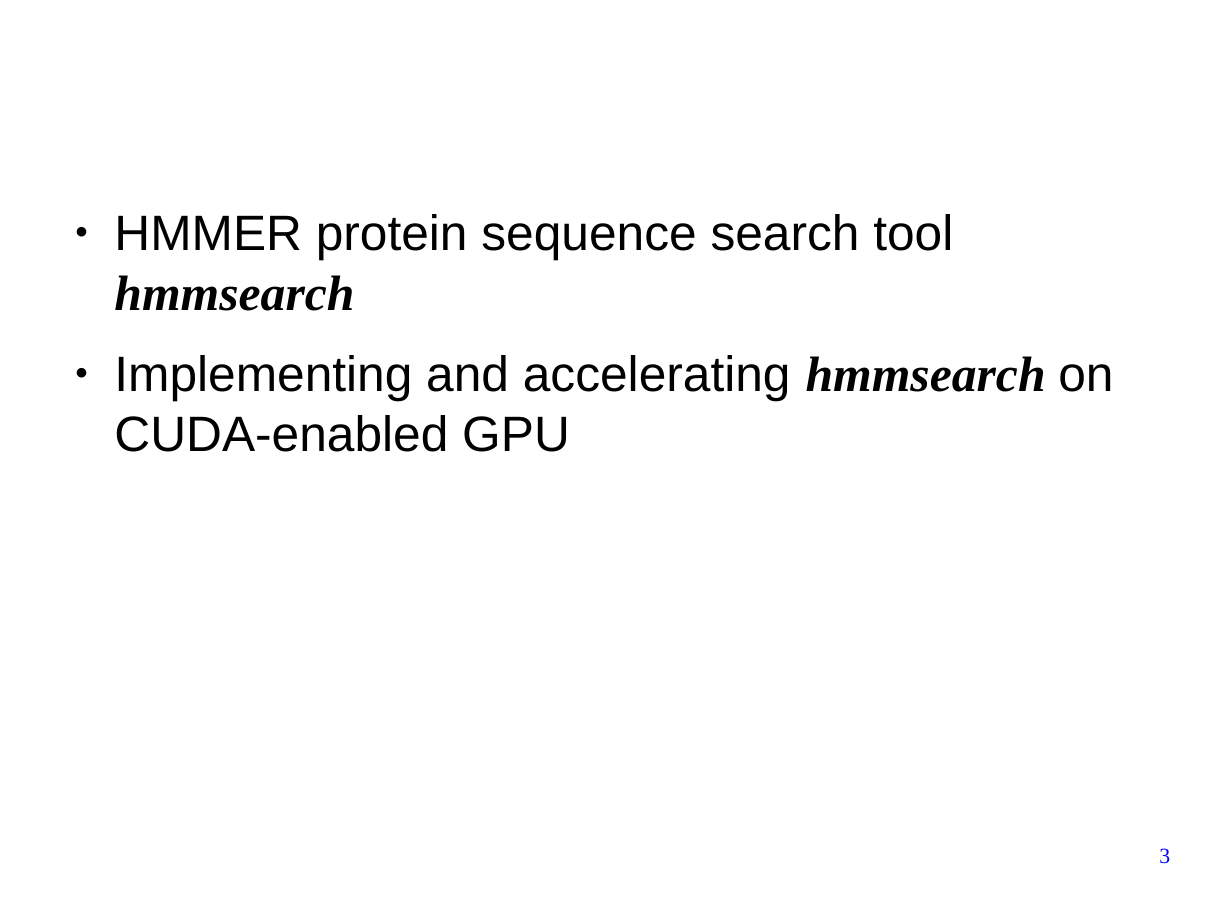
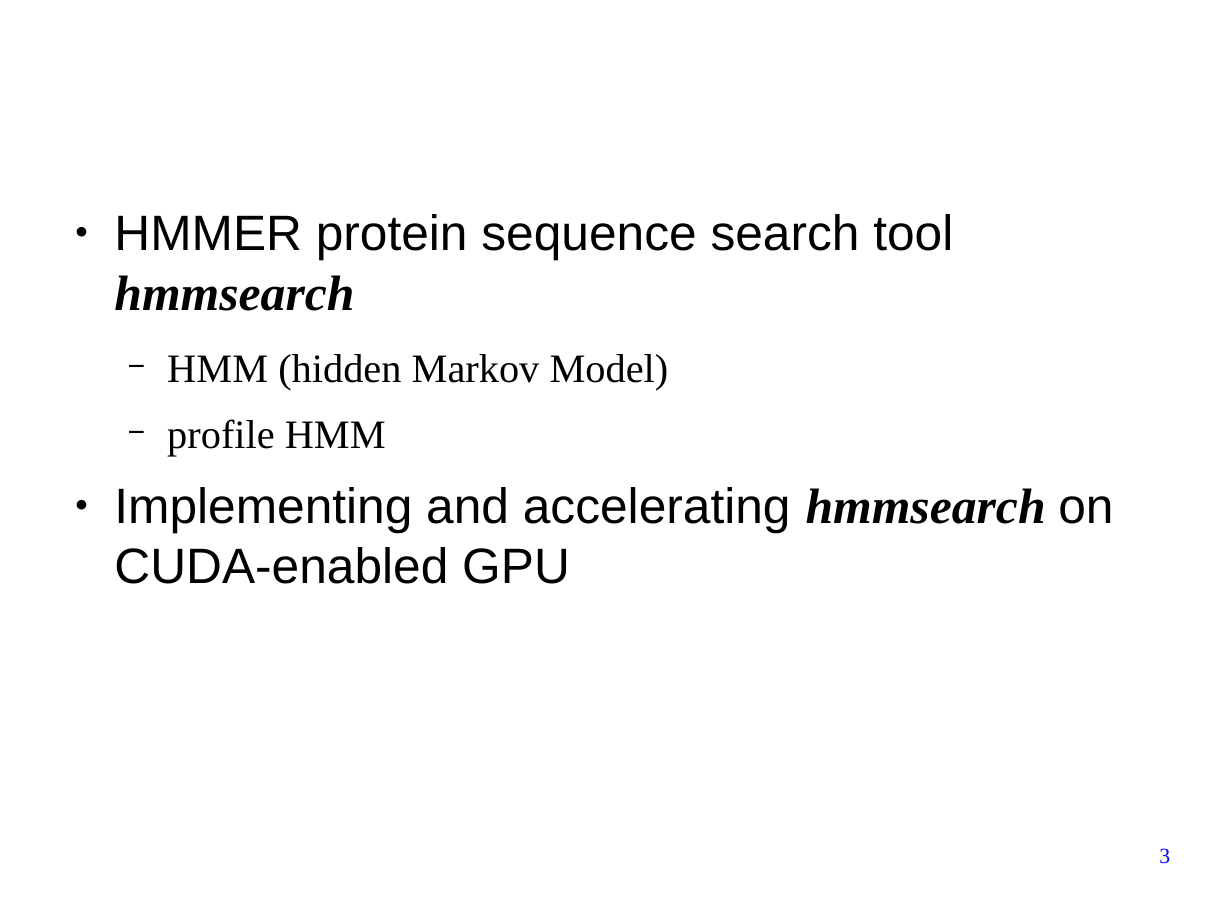
Before and after one commit to forestcheng/cudahmmsearch, a slide deck: slide 3 of thesis/thesisDefense.odp. Drawn at 1232x924 pixels with LibreOffice and Linux fonts; fonts in the diff are those of the drawing; background and template pictures are left out. Boxes give left, top, right and bottom in pixels: in the first picture for what was removed or moved away, otherwise in the second. Text is boxed around its words. In the diff, an @@ line names an element or a change of style, - is before the commit and + after.

```diff
--- a/thesis/thesisDefense.odp
+++ b/thesis/thesisDefense.odp
@@ text at box(167, 354, 669, 456): paragraphs added @@
+  − HMM (hidden Markov Model)
+  − profile HMM
```
Also in this commit, not shown: 6 other slides changed.
